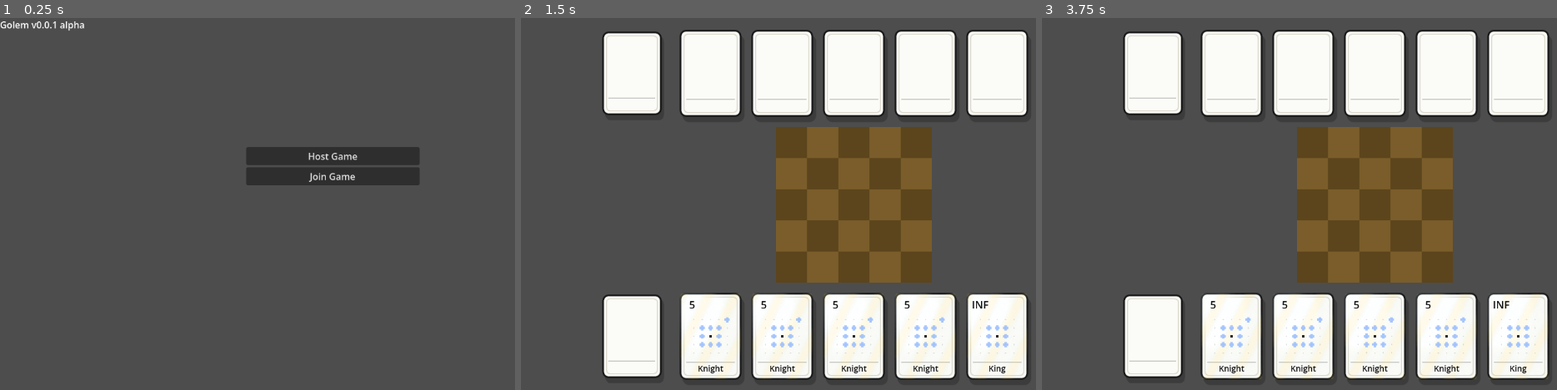
Above: before the commit, frames 1-3 (left to right).
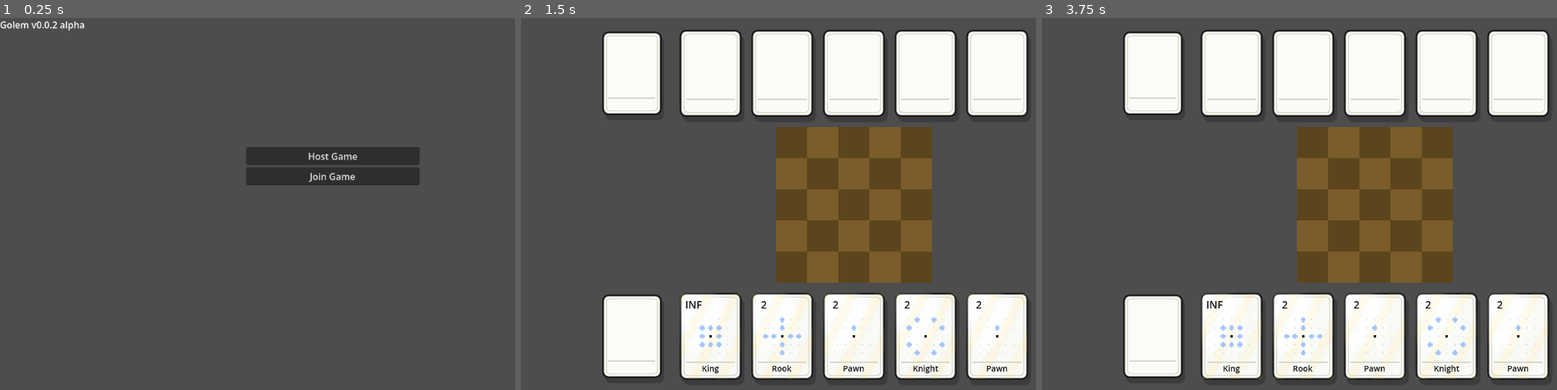
Above: after the commit, the same moments.

Repository: DavidBarta92/Golem-Chess
Game: Godot game, scene res://Scenes/MainMenu.tscn
Same seed, same stepped clock (60 frames per second), same inputs: the game is played once before the commit and once after it.
Inputs (mouse positions are in pixels of both pictures, inside the frame that each line leads up to):
- Up to frame 1 (0.25 s): no input
- Up to frame 2 (1.5 s): tap Enter at 0.5 s; move the mouse to (999, 185) at 0.52 s; click (999, 185) at 0.67 s; click "Host Game" at 1.25 s
- Up to frame 3 (3.75 s): click (1232, 337) at 2 s, where only the run before the commit has a clickable "5"; click (1304, 337) at 2.75 s, where only the run before the commit has a clickable "5"; click (1376, 337) at 3.5 s, where only the run before the commit has a clickable "5"

The runs differ from the first frame. In frame 1, less than 0.1% of the frame differs, in the area x 10-12%, y 0-3%; in frame 2, 0.9%; in frame 3, 0.9%, in the area x 32-95%, y 76-96%.

Commit message:
new cards and textures

Diff:
--- /dev/null
+++ b/Cards/bishop_card.tres
@@ -0,0 +1,14 @@
+[gd_resource type="Resource" script_class="Card" format=3 uid="uid://dfheckgprs3lw"]
+
+[ext_resource type="Texture2D" uid="uid://2afksp26bsr7" path="res://Assets/black_bishop.png" id="1_d0i41"]
+[ext_resource type="Script" uid="uid://ceu346mj3mqc5" path="res://Scripts/Card.gd" id="1_pwodd"]
+[ext_resource type="Texture2D" uid="uid://b5pm38hexu7g0" path="res://Assets/white_bishop.png" id="3_pndra"]
+
+[resource]
+script = ExtResource("1_pwodd")
+card_name = "Bishop"
+card_code = "bishop"
+white_piece_texture = ExtResource("3_pndra")
+black_piece_texture = ExtResource("1_d0i41")
+movement_pattern = Array[Array]([[1, 0, 0, 0, 1], [0, 1, 0, 1, 0], [0, 0, 0, 0, 0], [0, 1, 0, 1, 0], [1, 0, 0, 0, 1]])
+metadata/_custom_type_script = "uid://ceu346mj3mqc5"
--- a/Cards/king_card.tres
+++ b/Cards/king_card.tres
@@ -1,11 +1,15 @@
-[gd_resource type="Resource" script_class="Card" load_steps=2 format=3 uid="uid://n54b1joh2s3l"]
+[gd_resource type="Resource" script_class="Card" format=3 uid="uid://n54b1joh2s3l"]
 
+[ext_resource type="Texture2D" uid="uid://bh2jylbtvodfh" path="res://Assets/black_king.png" id="1_4ea1p"]
 [ext_resource type="Script" uid="uid://ceu346mj3mqc5" path="res://Scripts/Card.gd" id="1_81wtr"]
+[ext_resource type="Texture2D" uid="uid://wixkaesiefxb" path="res://Assets/white_king.png" id="3_ywkix"]
 
 [resource]
 script = ExtResource("1_81wtr")
 card_name = "King"
 card_code = "king"
 duration = -1
+white_piece_texture = ExtResource("3_ywkix")
+black_piece_texture = ExtResource("1_4ea1p")
 movement_pattern = Array[Array]([[0, 0, 0, 0, 0], [0, 1, 1, 1, 0], [0, 1, 0, 1, 0], [0, 1, 1, 1, 0], [0, 0, 0, 0, 0]])
 metadata/_custom_type_script = "uid://ceu346mj3mqc5"
--- a/Cards/knight_card.tres
+++ b/Cards/knight_card.tres
@@ -1,11 +1,14 @@
-[gd_resource type="Resource" script_class="Card" load_steps=2 format=3 uid="uid://bnqev01kdt5eo"]
+[gd_resource type="Resource" script_class="Card" format=3 uid="uid://bnqev01kdt5eo"]
 
+[ext_resource type="Texture2D" uid="uid://bgvpj6vuqpe0i" path="res://Assets/black_knight.png" id="1_4rupa"]
 [ext_resource type="Script" uid="uid://ceu346mj3mqc5" path="res://Scripts/Card.gd" id="1_pwodd"]
+[ext_resource type="Texture2D" uid="uid://5kvvotqdusmh" path="res://Assets/white_knight.png" id="3_wpy1n"]
 
 [resource]
 script = ExtResource("1_pwodd")
 card_name = "Knight"
 card_code = "knight"
-duration = 5
-movement_pattern = Array[Array]([[0, 0, 0, 0, 1], [0, 1, 1, 1, 0], [0, 1, 0, 1, 0], [0, 1, 1, 1, 0], [0, 0, 0, 0, 0]])
+white_piece_texture = ExtResource("3_wpy1n")
+black_piece_texture = ExtResource("1_4rupa")
+movement_pattern = Array[Array]([[0, 1, 0, 1, 0], [1, 0, 0, 0, 1], [0, 0, 0, 0, 0], [1, 0, 0, 0, 1], [0, 1, 0, 1, 0]])
 metadata/_custom_type_script = "uid://ceu346mj3mqc5"
--- a/Cards/pawn_card.tres
+++ b/Cards/pawn_card.tres
@@ -1,11 +1,14 @@
-[gd_resource type="Resource" script_class="Card" load_steps=2 format=3 uid="uid://1ee03folo1hn"]
+[gd_resource type="Resource" script_class="Card" format=3 uid="uid://1ee03folo1hn"]
 
 [ext_resource type="Script" uid="uid://ceu346mj3mqc5" path="res://Scripts/Card.gd" id="1_nm70a"]
+[ext_resource type="Texture2D" uid="uid://cp1uawqey4by2" path="res://Assets/black_pawn.png" id="1_svcd4"]
+[ext_resource type="Texture2D" uid="uid://dbvechm6s4q8g" path="res://Assets/white_pawn.png" id="3_vedvu"]
 
 [resource]
 script = ExtResource("1_nm70a")
-card_name = "pawn"
+card_name = "Pawn"
 card_code = "pawn"
-duration = 1
+white_piece_texture = ExtResource("3_vedvu")
+black_piece_texture = ExtResource("1_svcd4")
 movement_pattern = Array[Array]([[0, 0, 0, 0, 0], [0, 0, 1, 0, 0], [0, 0, 0, 0, 0], [0, 0, 0, 0, 0], [0, 0, 0, 0, 0]])
 metadata/_custom_type_script = "uid://ceu346mj3mqc5"
--- a/Cards/rook_card.tres
+++ b/Cards/rook_card.tres
@@ -1,11 +1,14 @@
-[gd_resource type="Resource" script_class="Card" load_steps=2 format=3 uid="uid://b637m34t1b78b"]
+[gd_resource type="Resource" script_class="Card" format=3 uid="uid://b637m34t1b78b"]
 
+[ext_resource type="Texture2D" uid="uid://c7arify7j2wfn" path="res://Assets/black_rook.png" id="1_cyxjc"]
 [ext_resource type="Script" uid="uid://ceu346mj3mqc5" path="res://Scripts/Card.gd" id="1_vm8pc"]
+[ext_resource type="Texture2D" uid="uid://cci8as7fs46ah" path="res://Assets/white_rook.png" id="3_kw14y"]
 
 [resource]
 script = ExtResource("1_vm8pc")
 card_name = "Rook"
 card_code = "rook"
-duration = 5
-movement_pattern = Array[Array]([[1, 0, 0, 0, 0], [0, 1, 0, 0, 0], [0, 0, 1, 0, 0], [0, 0, 0, 1, 0], [0, 0, 0, 0, 1]])
+white_piece_texture = ExtResource("3_kw14y")
+black_piece_texture = ExtResource("1_cyxjc")
+movement_pattern = Array[Array]([[0, 0, 1, 0, 0], [0, 0, 1, 0, 0], [1, 1, 0, 1, 1], [0, 0, 1, 0, 0], [0, 0, 1, 0, 0]])
 metadata/_custom_type_script = "uid://ceu346mj3mqc5"
--- a/Scenes/MainMenu.tscn
+++ b/Scenes/MainMenu.tscn
@@ -37,7 +37,7 @@
 layout_mode = 0
 offset_right = 40.0
 offset_bottom = 23.0
-text = "Golem v0.0.1 alpha"
+text = "Golem v0.0.2 alpha"
 
 [connection signal="pressed" from="VBoxContainer/HostButton" to="." method="_on_host_button_pressed"]
 [connection signal="pressed" from="VBoxContainer/JoinButton" to="." method="_on_join_button_pressed"]
--- a/Scenes/chess.gd
+++ b/Scenes/chess.gd
@@ -471,6 +471,7 @@
 		return false
 
 	piece.attach_card(card)
+	display_board()
 	return true
 
 func apply_remote_card_attach(piece_position: Vector2, card_name: String, owner_color: int, hand_index: int, replacement_card_name: String = ""):
@@ -716,6 +717,51 @@
 	var offset: float = -(BOARD_SIZE * CELL_WIDTH) / 2.0
 	return Vector2(board_pos.y * CELL_WIDTH + (CELL_WIDTH / 2.0) + offset, -board_pos.x * CELL_WIDTH - (CELL_WIDTH / 2.0) - offset)
 
+func get_default_piece_texture(piece_value: int) -> Texture2D:
+	match piece_value:
+		-6:
+			return BLACK_KING
+		-5:
+			return BLACK_QUEEN
+		-4:
+			return BLACK_ROOK
+		-3:
+			return BLACK_BISHOP
+		-2:
+			return BLACK_KNIGHT
+		-1:
+			return BLACK_PAWN
+		6:
+			return WHITE_KING
+		5:
+			return WHITE_QUEEN
+		4:
+			return WHITE_ROOK
+		3:
+			return WHITE_BISHOP
+		2:
+			return WHITE_KNIGHT
+		1:
+			return WHITE_PAWN
+
+	return null
+
+func get_attached_card_piece_texture(piece: Piece) -> Texture2D:
+	if piece == null or piece.attached_card == null:
+		return null
+	if piece.color > 0:
+		return piece.attached_card.white_piece_texture
+	return piece.attached_card.black_piece_texture
+
+func get_piece_texture_for_position(board_pos: Vector2, piece_value: int) -> Texture2D:
+	var attached_texture: Texture2D = null
+	if piece_objects.has(board_pos):
+		var piece: Piece = piece_objects[board_pos] as Piece
+		attached_texture = get_attached_card_piece_texture(piece)
+	if attached_texture != null:
+		return attached_texture
+	return get_default_piece_texture(piece_value)
+
 func display_board():
 	print("đźŽ¨ display_board() hĂ­vva: white=", white, " side=", side)
 	for child in pieces_node.get_children():
@@ -730,21 +776,7 @@
 			pieces_node.add_child(holder)
 			var offset = -(BOARD_SIZE * CELL_WIDTH) / 2.0
 			holder.position = Vector2(j * CELL_WIDTH + (CELL_WIDTH / 2) + offset, -i * CELL_WIDTH - (CELL_WIDTH / 2) - offset)
-
-			match board[i][j]:
-				-6: holder.texture = BLACK_KING
-				-5: holder.texture = BLACK_QUEEN
-				-4: holder.texture = BLACK_ROOK
-				-3: holder.texture = BLACK_BISHOP
-				-2: holder.texture = BLACK_KNIGHT
-				-1: holder.texture = BLACK_PAWN
-				0: holder.texture = null
-				6: holder.texture = WHITE_KING
-				5: holder.texture = WHITE_QUEEN
-				4: holder.texture = WHITE_ROOK
-				3: holder.texture = WHITE_BISHOP
-				2: holder.texture = WHITE_KNIGHT
-				1: holder.texture = WHITE_PAWN
+			holder.texture = get_piece_texture_for_position(Vector2(i, j), int(board[i][j]))
 
 	if white: turn.texture = TURN_WHITE
 	else: turn.texture = TURN_BLACK
--- a/Scripts/Card.gd
+++ b/Scripts/Card.gd
@@ -6,6 +6,8 @@
 @export var card_code: String = "New Card"
 @export var duration: int = 2
 @export var texture: Texture2D
+@export var white_piece_texture: Texture2D
+@export var black_piece_texture: Texture2D
 @export var description: String = ""
 @export var is_owned: bool = true
 @export var movement_pattern: Array[Array] = [
